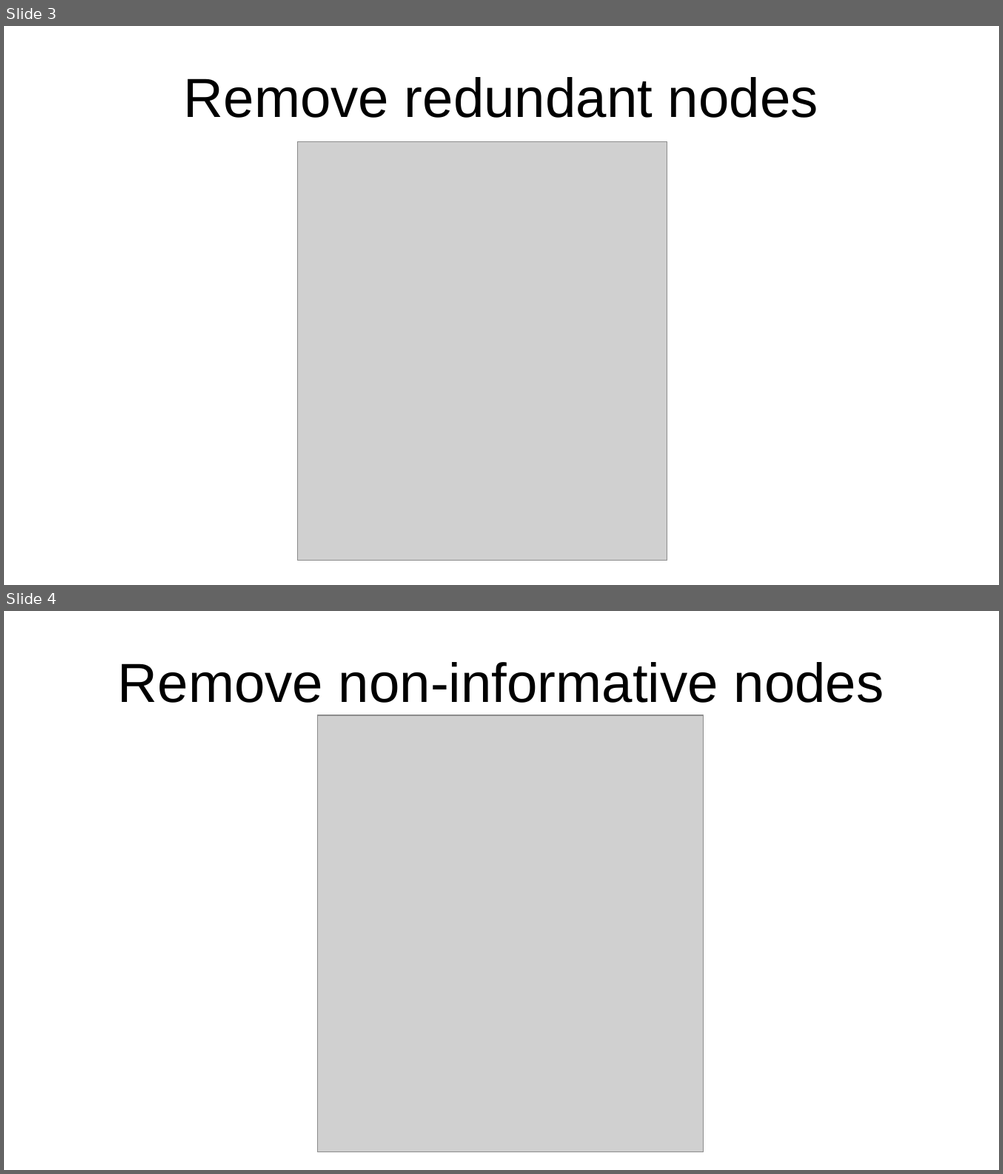
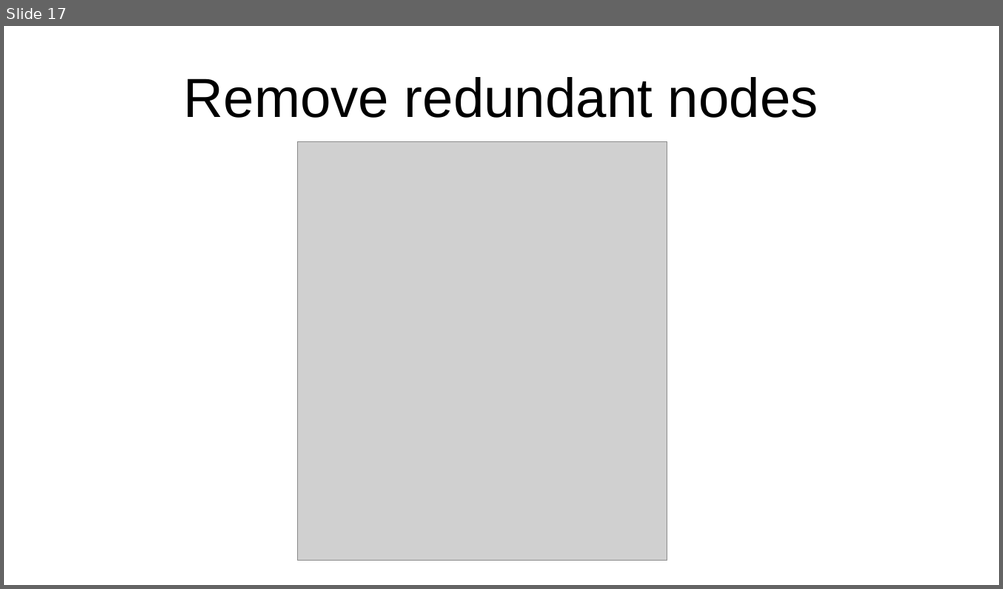
Before and after one commit to Maxisman/fortgeschrittene_Methoden_der_Bioinformatik, a slide deck: Code/Presentation/Task2/Task2_slides.odp. Shown one above the other, each under a label of ours: slides 3 and 4 before the commit, slide 17 after it. The pictures are 1003x1174 and 1003x589 pixels, drawn with LibreOffice and Linux fonts; fonts in the diff are those of the drawing; grey boxes stand for pictures. Boxes give left, top, right and bottom in pixels: in the first picture for what was removed or moved away, otherwise in the second. Text is boxed around its words. In the diff, an @@ line names an element or a change of style, - is before the commit and + after.

```diff
--- a/Code/Presentation/Task2/Task2_slides.odp
+++ b/Code/Presentation/Task2/Task2_slides.odp
@@ slide 4 removed at (4, 611, 999, 1170), background #FFFFFF @@
@@ title removed at (118, 662, 884, 703) @@
-Remove non-informative nodes
@@ picture removed at (317, 715, 703, 1153) @@
@@ what was slide 3 is now slide 17 @@
```
Also in this commit, not shown: 8 slides changed, 5 slides added, 4 other files.
